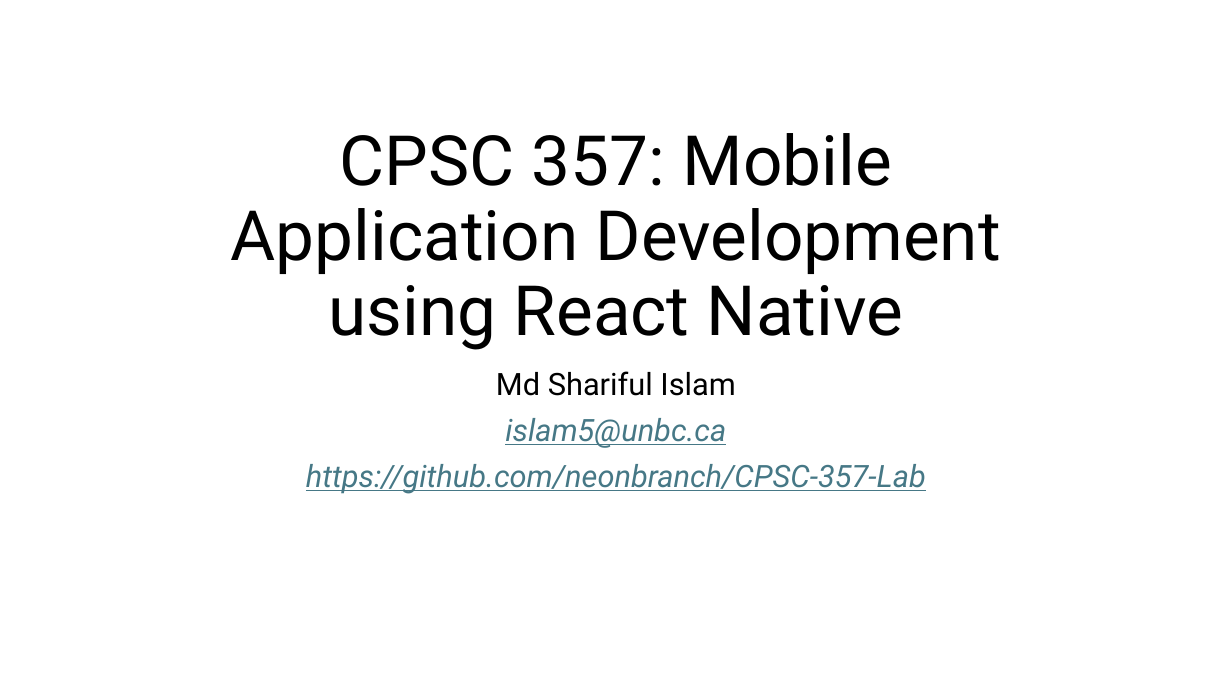
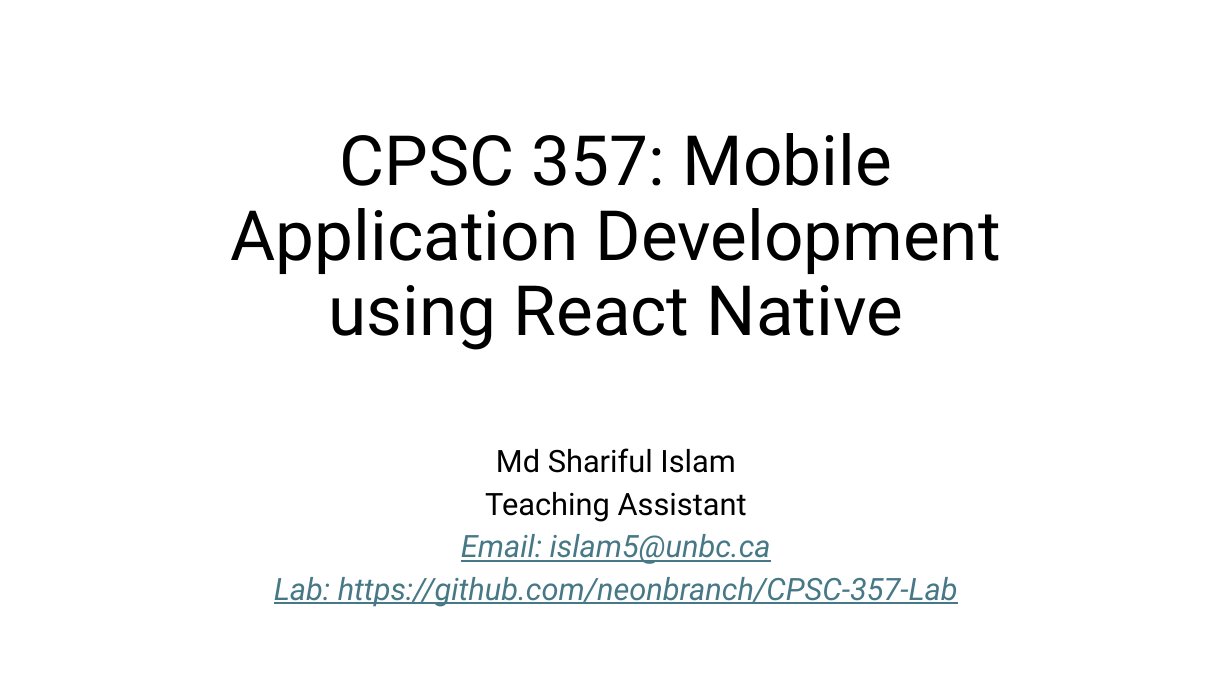
Before and after one commit to neonbranch/CPSC-357-Lab, a slide deck: slide 1 of common/CPSC357_Lectures.pptx. Drawn at 1232x693 pixels with LibreOffice and Linux fonts; fonts in the diff are those of the drawing. Boxes give left, top, right and bottom in pixels: in the first picture for what was removed or moved away, otherwise in the second. Text is boxed around its words. In the diff, an @@ line names an element or a change of style, - is before the commit and + after.

```diff
--- a/common/CPSC357_Lectures.pptx
+++ b/common/CPSC357_Lectures.pptx
@@ subtitle "Md Shariful Islam": place and size @@
-subtitle "Md Shariful Islam" at (306,371,926,494)
+subtitle "Md Shariful Islam" at (274,448,958,607)
@@ subtitle at (496,448,735,473): line spacing 0.9 to 0.8 @@
@@ subtitle at (274,492,958,607): text changed @@
-islam5@unbc.ca
-https://github.com/neonbranch/CPSC-357-Lab
+Teaching Assistant
+Email: islam5@unbc.ca
+Lab: https://github.com/neonbranch/CPSC-357-Lab
```
Also in this commit, not shown: 3 other slides changed, 2 slides added, 1 slide removed, 20 other files.
